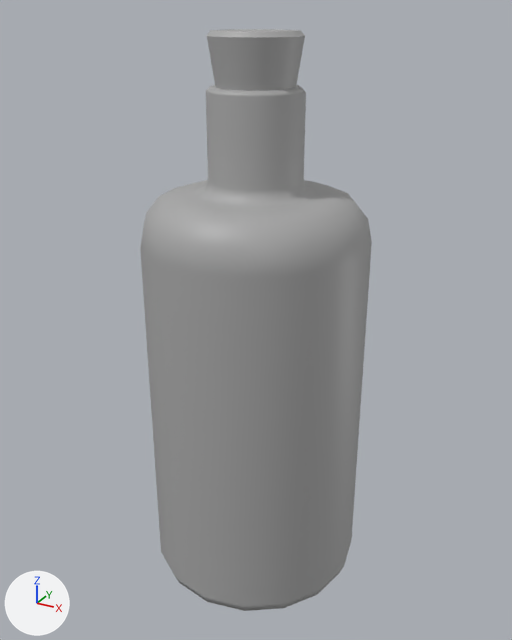
Two versions of the FBX model Needle and Fred/Assets/Environment/Meshes/SM_Bottle_01b.fbx, one commit apart.
Rendered twice from a 50 mm lens placed at (0.142, -0.258, 0.174), pointed at (0.0, 0.001, 0.044). Arrows for +X, +Y and +Z are at lower left; the lights stay in place. Where no turn or scale is listed for an object, it has been applied to the vertices.

Before the edit, the objects in view are built like this:
```python
me_mesh = bpy.data.meshes.new('Mesh')
me_mesh.from_pydata(...)  # 243 vertices, 256 faces; spans x -0.05..0.05, y -0.05..0.05, z -0.084..0.166
me_mesh.materials.append(mat_standardsurface1)  # grey #aaaaaa
ob_sm_bottle_01b = bpy.data.objects.new('SM_Bottle_01b', me_mesh)
ob_sm_bottle_01b.location = (0.0, 0.0, 0.0)
```
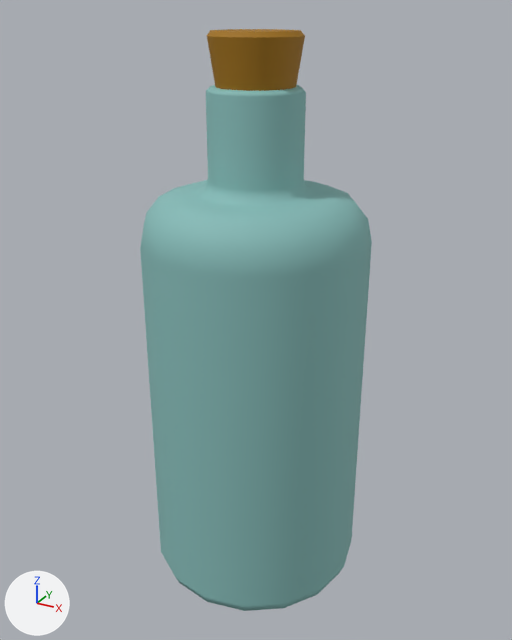
The newer file is also turned or shifted as a whole; pictures and numbers use the older file's frame.

Pixel boxes (x1, y1, x2, y2) of what changed, in the pictures (512 x 640 px):
part 1 of me_mesh, recoloured (grey to brown): (207, 29, 305, 91) in both
part 2 of me_mesh, recoloured (grey to cyan): (140, 85, 372, 611) in both

The change, as a diff of the scene's bpy script:
```diff
--- a/Needle and Fred/Assets/Environment/Meshes/SM_Bottle_01b.fbx.py
+++ b/Needle and Fred/Assets/Environment/Meshes/SM_Bottle_01b.fbx.py
@@ mat_bottle @@
+mat_bottle = principled_material('bottle')
+mat_bottle.base_color = (0.24, 0.5, 0.48)  # cyan #86bcb8
+mat_bottle.roughness = 0.749
@@ mat_cork @@
+mat_cork = principled_material('cork')
+mat_cork.base_color = (0.354, 0.163, 0.0)  # brown #a17000
+mat_cork.roughness = 0.749
@@ me_mesh @@
 me_mesh.from_pydata(...)  # 243 vertices, 256 faces; spans x -0.05..0.05, y -0.05..0.05, z -0.084..0.166
 # used by ob_sm_bottle_01b; location = (0.0, 0.0, 0.0)
+# me_mesh part 1: all 48 faces centred in x -0.018..0.018, y -0.018..0.018, z 0.153..0.166 switch from mat_standardsurface1 (grey #aaaaaa) to mat_cork (brown #a17000)
+# me_mesh part 2: all 208 faces centred in x -0.048..0.048, y -0.048..0.048, z -0.084..0.146 switch from mat_standardsurface1 (grey #aaaaaa) to mat_bottle (cyan #87bcb8)
```
